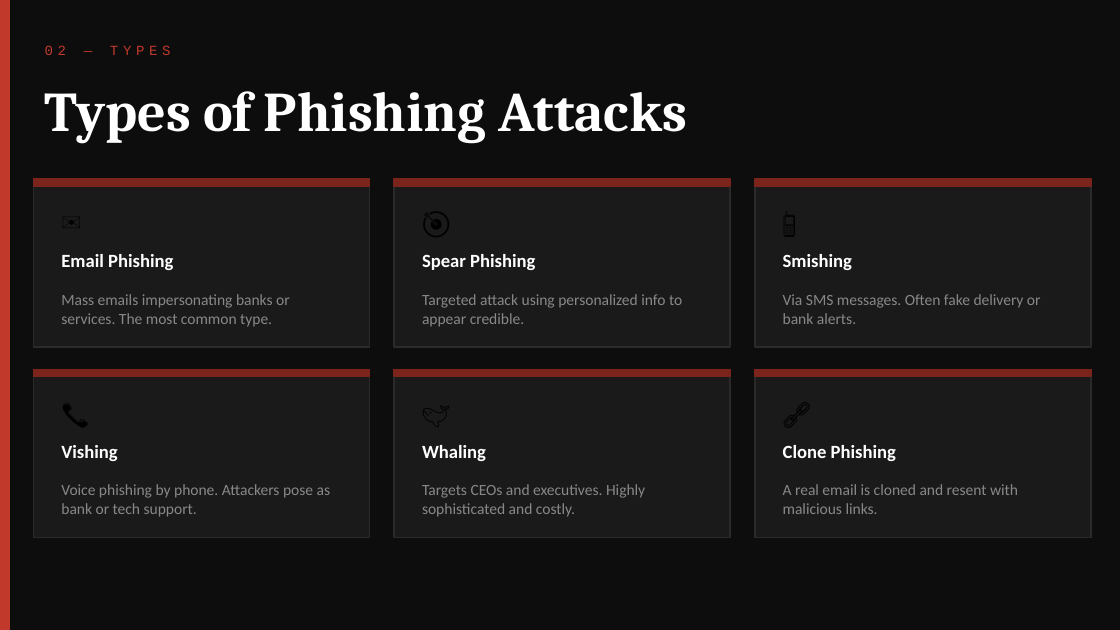
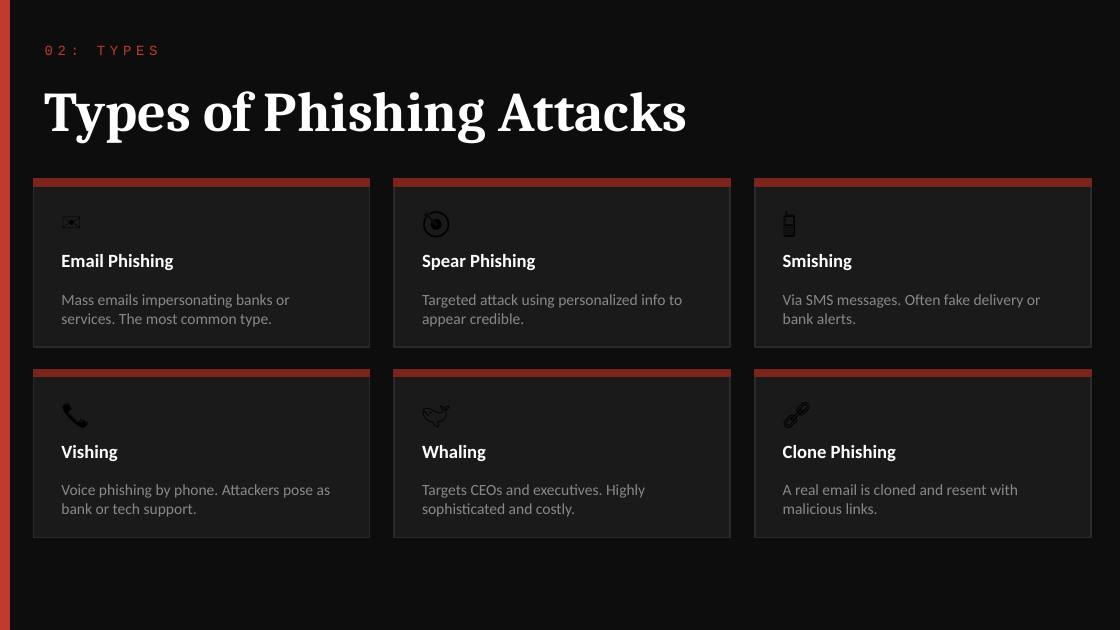
Before and after one commit to KashafNoor17/CodeAlpha_PhishingAwareness, a slide deck: slide 3 of PhishingAwareness.pptx. Drawn at 1120x630 pixels with LibreOffice and Linux fonts; fonts in the diff are those of the drawing. Boxes give left, top, right and bottom in pixels: in the first picture for what was removed or moved away, otherwise in the second. Text is boxed around its words. In the diff, an @@ line names an element or a change of style, - is before the commit and + after.

```diff
--- a/PhishingAwareness.pptx
+++ b/PhishingAwareness.pptx
@@ text at (45,45,158,55): text changed @@
-02 — TYPES
+02: TYPES
```
Also in this commit, not shown: 6 other slides changed.
